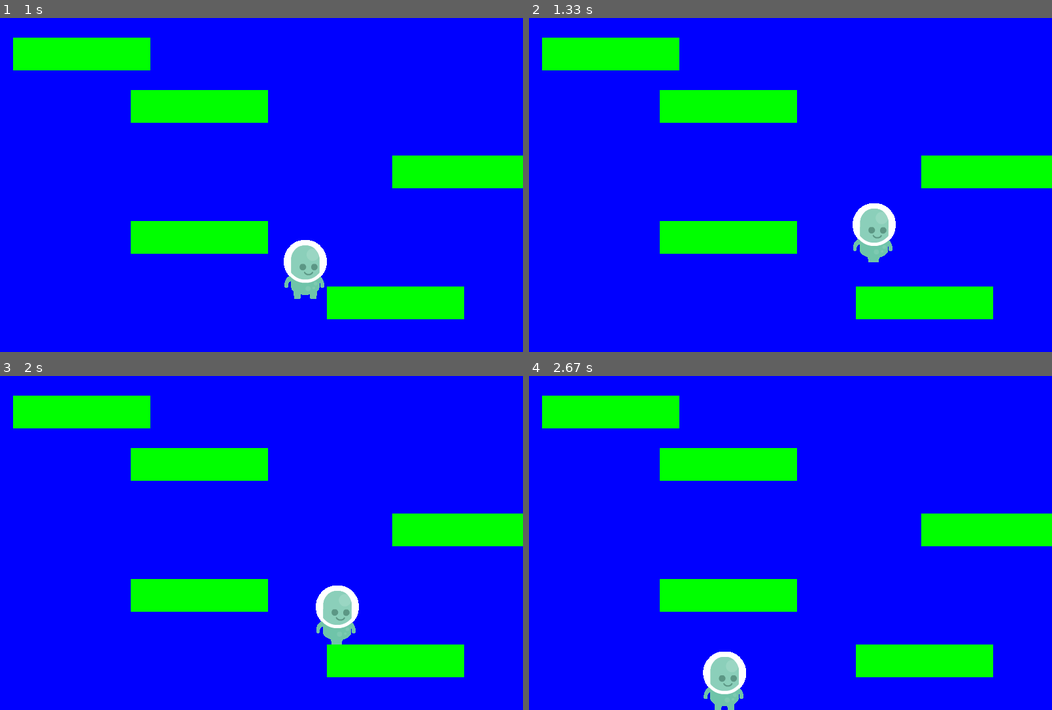
Above: before the commit, frames 1-4 (two rows, left to right).
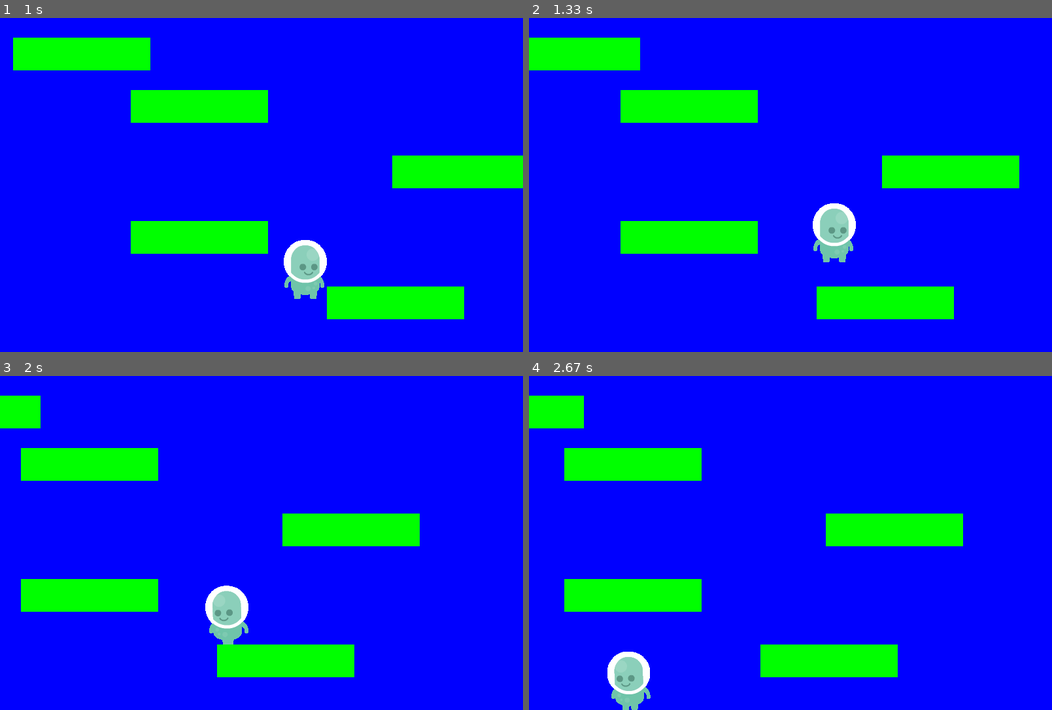
Above: after the commit, the same moments.

Repository: mindheist/pygame_examples
Game: pygame game, started from pygame_platform/platformer_basic.py
The game is run twice, just before and just after one commit, with the same random seed, the same clock (stepped at 60 frames per second) and the same inputs.
Inputs:
- Up to frame 1 (1 s): hold Right 0.33-0.8 s; hold Up from 0.83 s (still down)
- Up to frame 2 (1.33 s): release Up at 1.13 s; hold Right from 1.17 s (still down)
- Up to frame 3 (2 s): release Right at 1.63 s; hold Left from 1.67 s (still down)
- Up to frame 4 (2.67 s): release Left at 2.2 s; hold Left 2.23-2.63 s

Frame 1 is identical in both runs. In frame 2, 8.9% of the frame differs, in the area x 0-100%, y 5-91%; in frame 3, 20%; in frame 4, 18%.

Commit message:
+ fixed directions for the sprite
+ Added side scrolling

Diff:
--- a/pygame_platform/platformer_basic.py
+++ b/pygame_platform/platformer_basic.py
@@ -173,10 +173,12 @@
 		""" Move left by 6 pixels ? Find out what the accurate metric is
 		This is called when the user hits the left button"""
 		self.change_x = self.change_x -6
+		self.direction="L"
 
 	def go_right(self):
 		"""Move right by 6 pxls. This is called when the user hits the right arrow"""
 		self.change_x = self.change_x + 6
+		self.direction = "R"
 
 	def stop(self):
 		"""Called when the user lets go of the left or rightkey
@@ -208,6 +210,9 @@
 
 	background = None
 
+	world_shift = 0
+	level_limit = -700
+
 	def __init__(self,player):
 		self.platform_list = pygame.sprite.Group()
 		self.enemy_list    = pygame.sprite.Group()
@@ -224,15 +229,44 @@
 		self.platform_list.draw(screen)
 		self.enemy_list.draw(screen)
 
+	def shift_world(self,shift_x):
+		self.world_shift += shift_x
+
+		for platform in self.platform_list:
+			platform.rect.x += shift_x
+
+		for enemy in self.enemy_list:
+			enemy.rect.x += shift_x
+
 class Level_01(Level):
 	def  __init__(self,player):
 		Level.__init__(self,player)
+
+		self.level_limit = -700
 
 		level=[[210,50,500,500],
 			   [210,50,200,400],
 			   [210,50,600,300],
 			   [210,50,20,120],
 			   [210,50,200,200]
+				]
+
+		for platform in level:
+			block = Platform(platform[0],platform[1])
+			block.rect.x = platform[2]
+			block.rect.y = platform[3]
+			block.player = self.player #==Why do we need this
+			self.platform_list.add(block)
+
+class Level_02(Level):
+	def  __init__(self,player):
+		Level.__init__(self,player)
+
+		self.level_limit = -1000
+
+		level=[[210,30,500,500],
+			   [210,30,200,400],
+			   [210,30,600,300],
 				]
 
 		for platform in level:
@@ -253,6 +287,7 @@
     #== Create a level list ; this will hold the levels ; right now we have only one Level
 	level_list = []
 	level_list.append(Level_01(player))
+	level_list.append(Level_02(player))
 
 	current_level_no = 0
 	current_level = level_list[current_level_no]
@@ -289,6 +324,25 @@
 		active_sprite_list.update()
 		current_level.update()
 
+		if player.rect.right >= 500:
+			diff = player.rect.right - 500
+			player.rect.right = 500
+			current_level.shift_world(-diff)
+
+        # If the player gets near the left side, shift the world right (+x)
+		if player.rect.left <= 120:
+			diff = 120 - player.rect.left
+			player.rect.left = 120
+			current_level.shift_world(diff)
+
+		current_position = player.rect.x + current_level.world_shift
+		if current_position < current_level.level_limit:
+			player.rect.x = 120
+			if current_level_no < len(level_list)-1:
+				current_level_no += 1
+				current_level = level_list[current_level_no]
+				player.level = current_level
+
 		if player.rect.right > SCREEN_WIDTH:
 			player.rect.right = SCREEN_WIDTH
 
